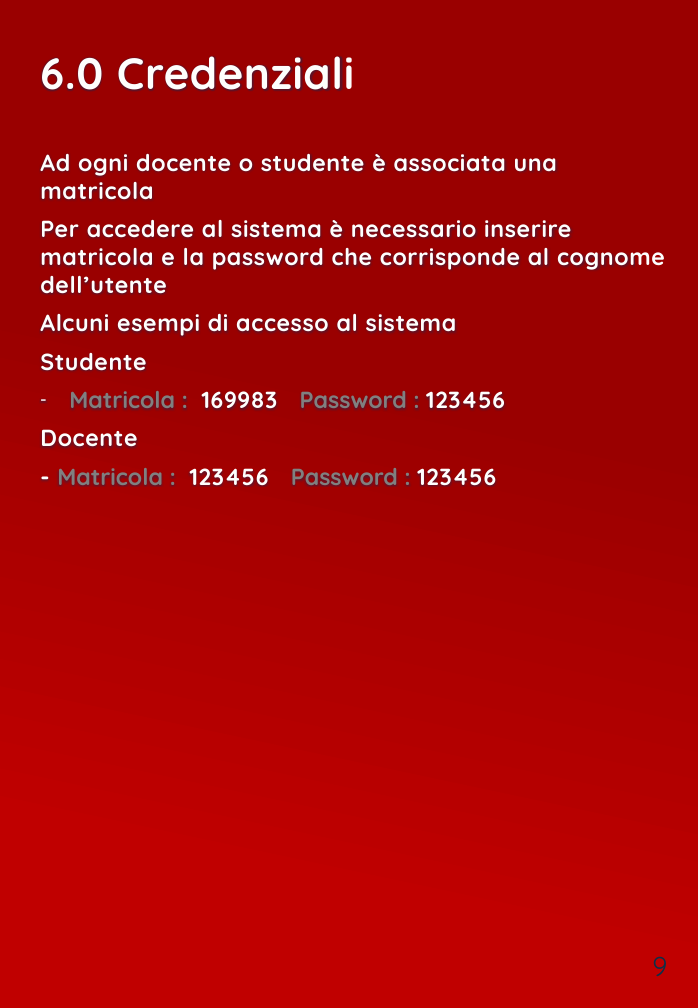
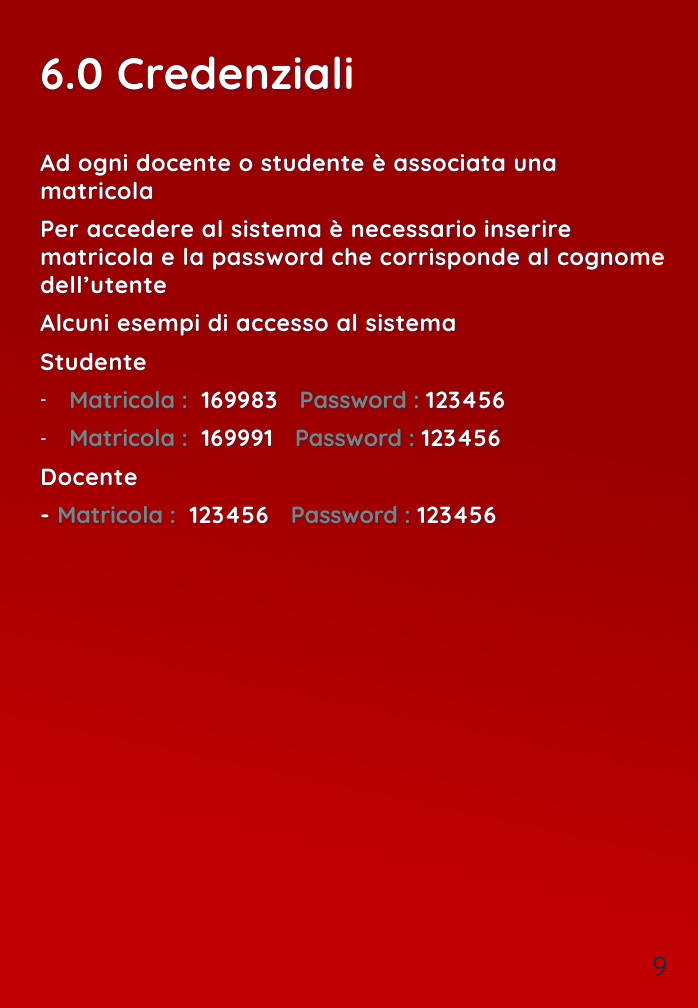
Before and after one commit to EnricoD93/IngSW-SIW-Progetto, a slide deck: slide 10 of UniBook/relazione.ppsx. Drawn at 698x1008 pixels with LibreOffice and Linux fonts; fonts in the diff are those of the drawing. Boxes give left, top, right and bottom in pixels: in the first picture for what was removed or moved away, otherwise in the second. Text is boxed around its words. In the diff, an @@ line names an element or a change of style, - is before the commit and + after.

```diff
--- a/UniBook/relazione.ppsx
+++ b/UniBook/relazione.ppsx
@@ text at [69, 429, 501, 447]: paragraph added @@
+– Matricola : 169991 Password : 123456
```
